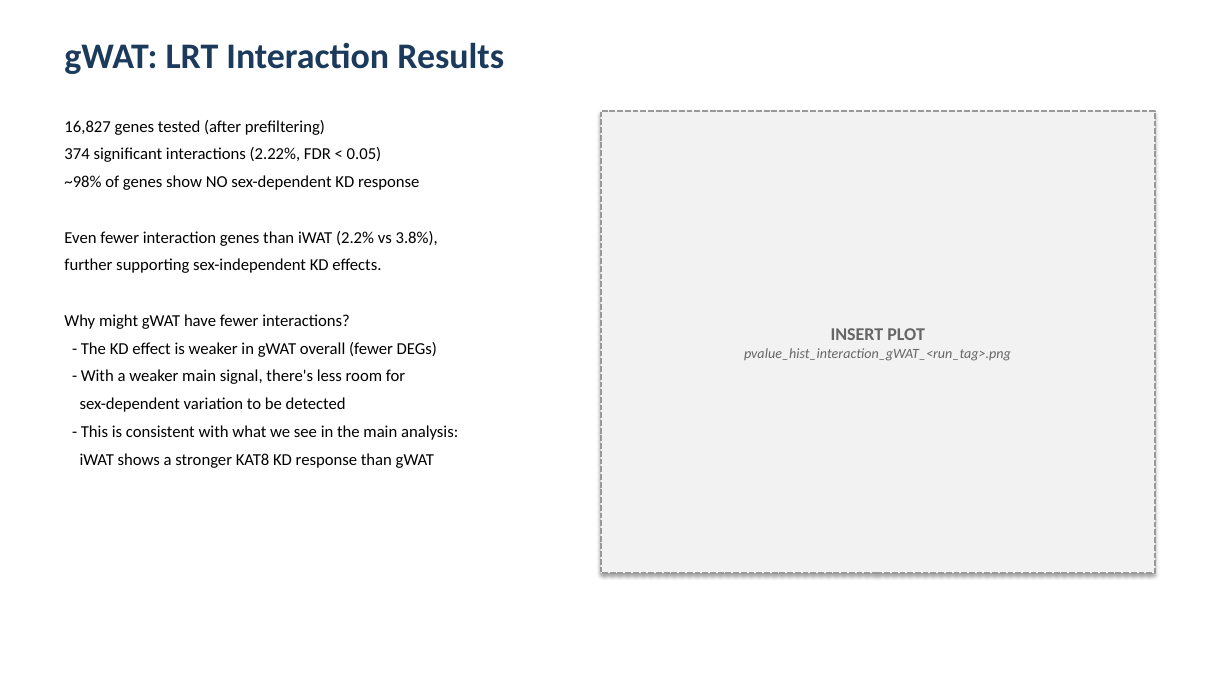
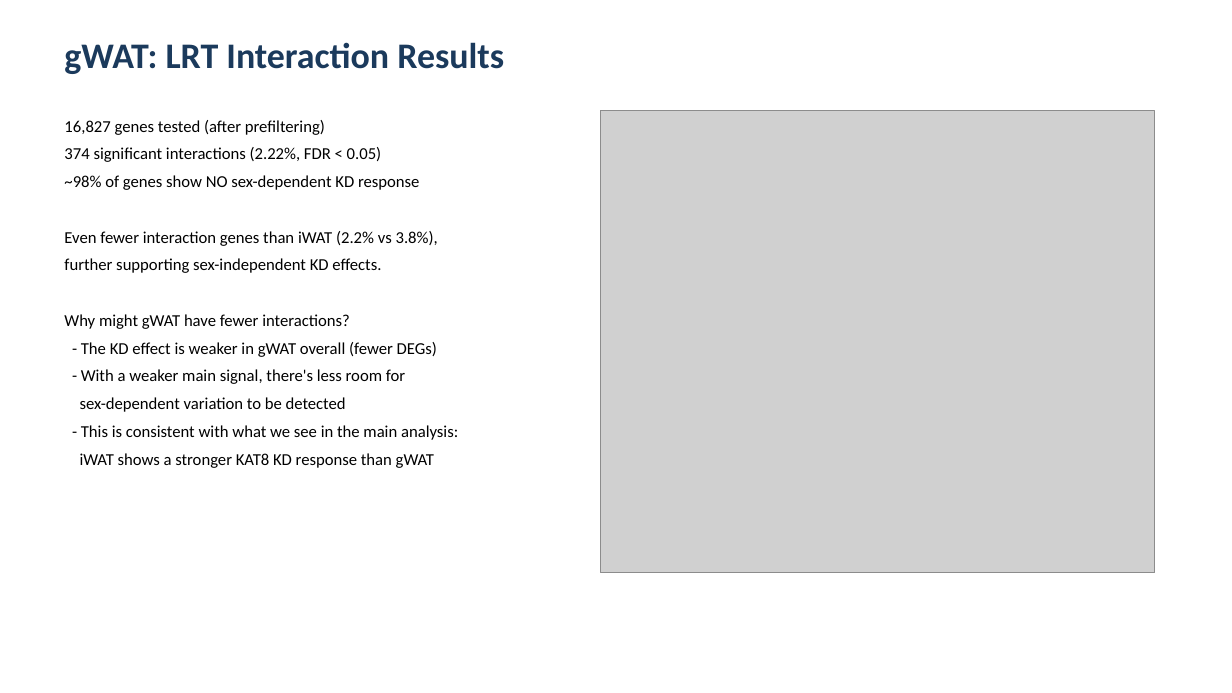
Before and after one commit to lkingcpdtka-ux/KAT8-Project, a slide deck: slide 9 of Results/KAT8_sex_interaction_presentation.pptx. Drawn at 1232x693 pixels with LibreOffice and Linux fonts; fonts in the diff are those of the drawing; grey boxes stand for pictures. Boxes give left, top, right and bottom in pixels: in the first picture for what was removed or moved away, otherwise in the second. Text is boxed around its words. In the diff, an @@ line names an element or a change of style, - is before the commit and + after.

```diff
--- a/Results/KAT8_sex_interaction_presentation.pptx
+++ b/Results/KAT8_sex_interaction_presentation.pptx
@@ rectangle removed at (601, 111, 1155, 573) @@
-INSERT PLOT
-pvalue_hist_interaction_gWAT_<run_tag>.png
@@ picture added at (601, 111, 1155, 573) @@
```
Also in this commit, not shown: 6 other slides changed, 1 slide added, 1 other file.
